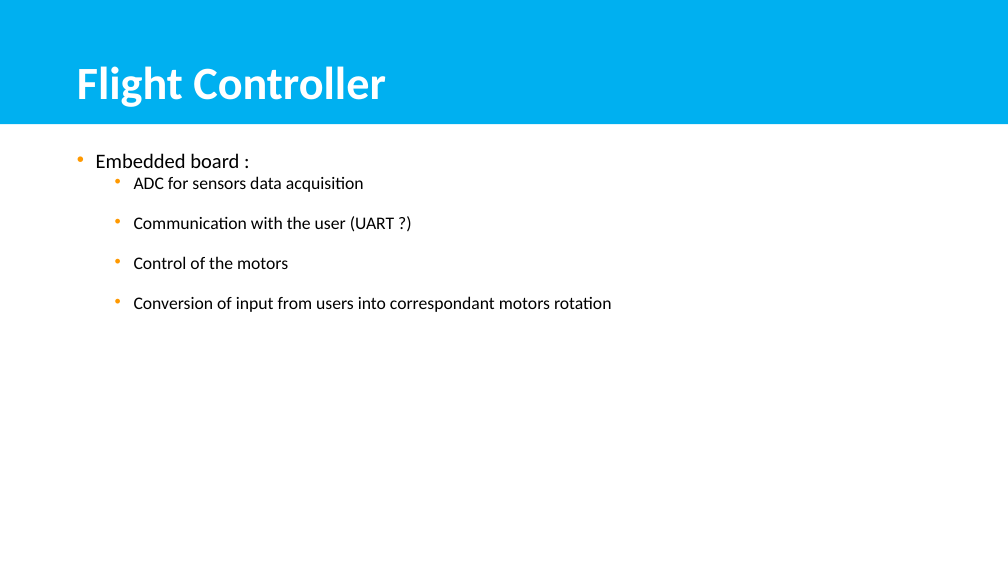
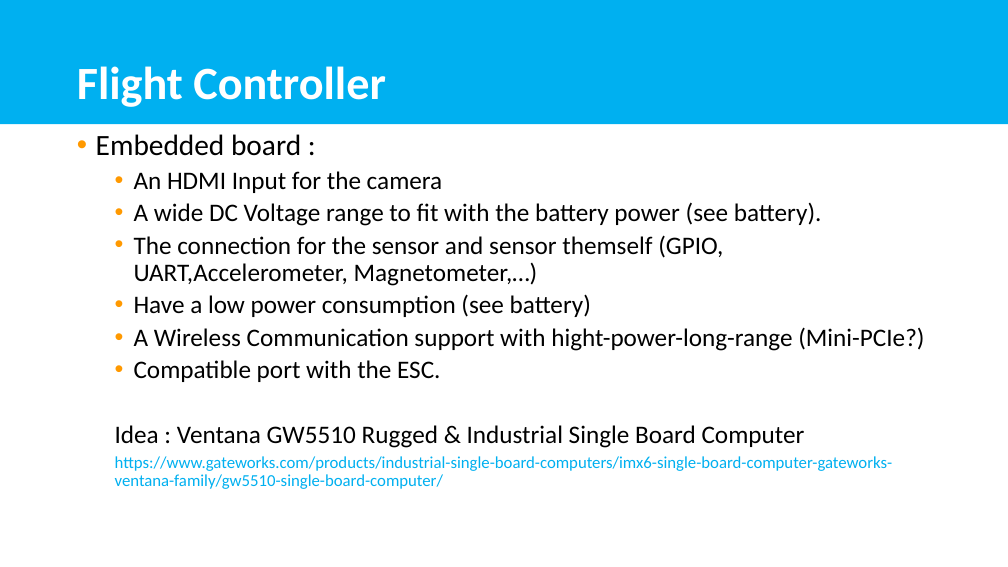
Before and after one commit to delhayead/Drone-Project, a slide deck: slide 8 of Présentation1.pptx. Drawn at 1008x567 pixels with LibreOffice and Linux fonts; fonts in the diff are those of the drawing; background and template pictures are left out. Boxes give left, top, right and bottom in pixels: in the first picture for what was removed or moved away, otherwise in the second. Text is boxed around its words. In the diff, an @@ line names an element or a change of style, - is before the commit and + after.

Commit message:
Uploading PowerPoint

```diff
--- a/Présentation1.pptx
+++ b/Présentation1.pptx
@@ text "Embedded board :": place and size @@
-text "Embedded board :" at box(96, 153, 612, 312)
+text "Embedded board :" at box(96, 134, 924, 489)
@@ text at box(96, 134, 301, 156): size 19.6 to 28 pt in "Embedded board :"; line spacing 0.7 to 0.9 @@
@@ text at box(115, 171, 924, 489): text changed; size 16.8 to 24 pt @@
-  • ADC for sensors data acquisition
-  • Communication with the user (UART ?)
-  • Control of the motors
-  • Conversion of input from users into correspondant motors rotation
+  • An HDMI Input for the camera
+  • A wide DC Voltage range to fit with the battery power (see battery).
+  • The connection for the sensor and sensor themself (GPIO, UART,Accelerometer, Magnetometer,…)
+  • Have a low power consumption (see battery)
+  • A Wireless Communication support with hight-power-long-range (Mini-PCIe?)
+  • Compatible port with the ESC.
+  Idea : Ventana GW5510 Rugged & Industrial Single Board Computer
+  https://www.gateworks.com/products/industrial-single-board-computers/imx6-single-board-computer-gateworks-ventana-family/gw5510-single-board-computer/
```
